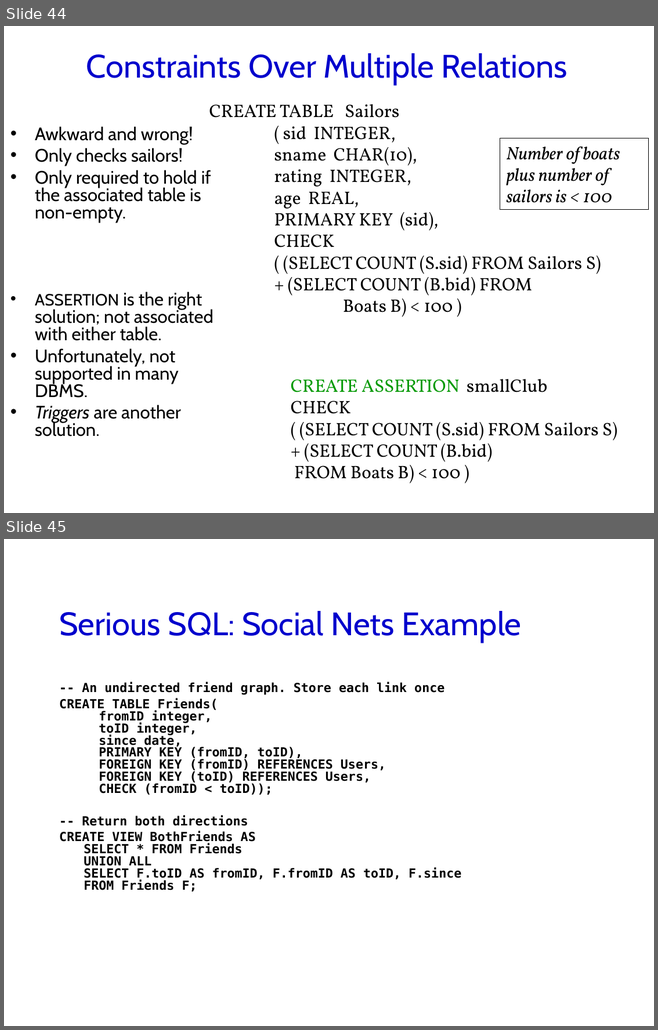
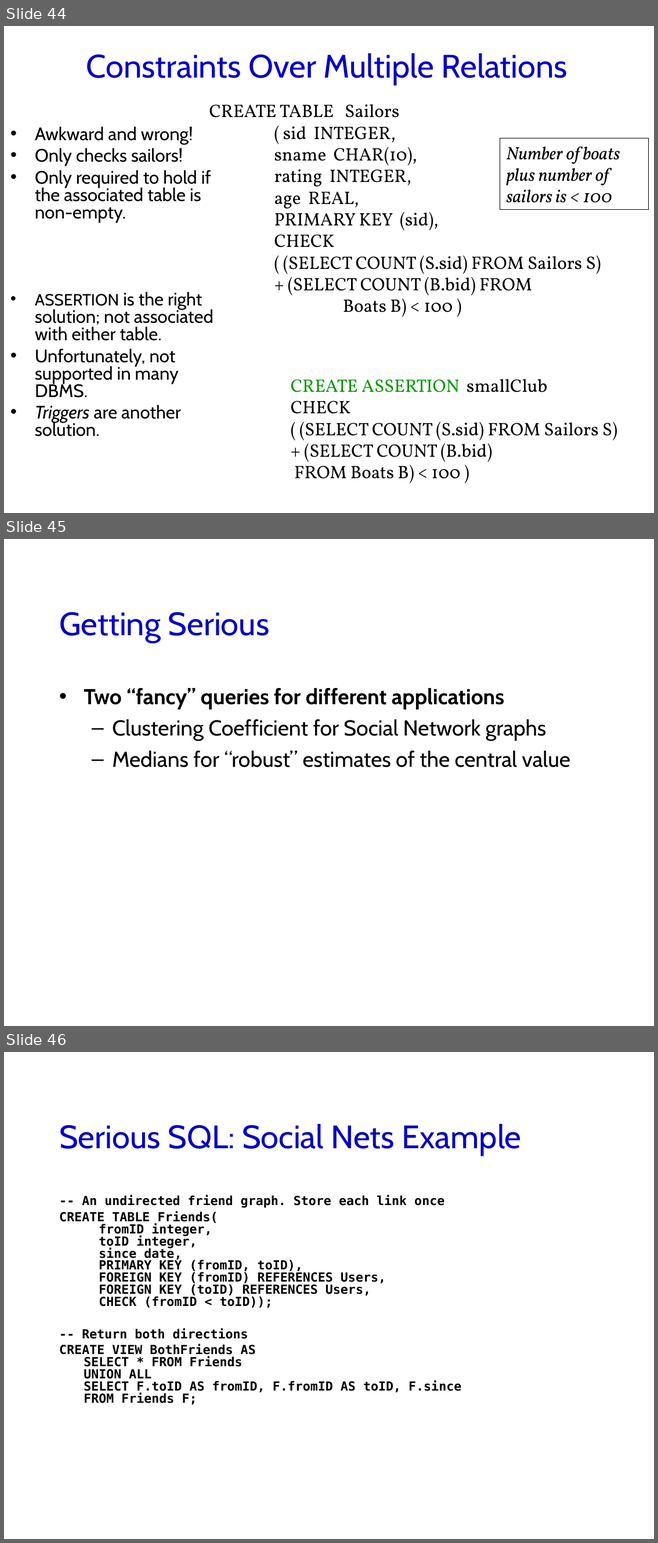
Before and after one commit to jhellerstein/cs186-09, a slide deck: lecs/14.SQL.ppt. Shown one above the other, each under a label of ours: slides 44 and 45 before the commit, slides 44, 45 and 46 after it. The pictures are 658x1030 and 658x1543 pixels, drawn with LibreOffice and Linux fonts; fonts in the diff are those of the drawing; background and template pictures are left out. Boxes give left, top, right and bottom in pixels: in the first picture for what was removed or moved away, otherwise in the second. Text is boxed around its words. In the diff, an @@ line names an element or a change of style, - is before the commit and + after.

Commit message:
two fun examples: clustering coefficient and median

```diff
--- a/lecs/14.SQL.ppt
+++ b/lecs/14.SQL.ppt
@@ slide 45 added at [4,539,654,1026], background #FFFFFF @@
@@ title added at [59,612,270,643], 36 pt, text #0000CC @@
+Getting Serious
@@ text added at [83,688,570,768], 24 pt, text #000000 @@
+• Two “fancy” queries for different applications
+  – Clustering Coefficient for Social Network graphs
+  – Medians for “robust” estimates of the central value
@@ what was slide 45 is now slide 46 @@
```
Also in this commit, not shown: 1 slide changed, 1 other file.
